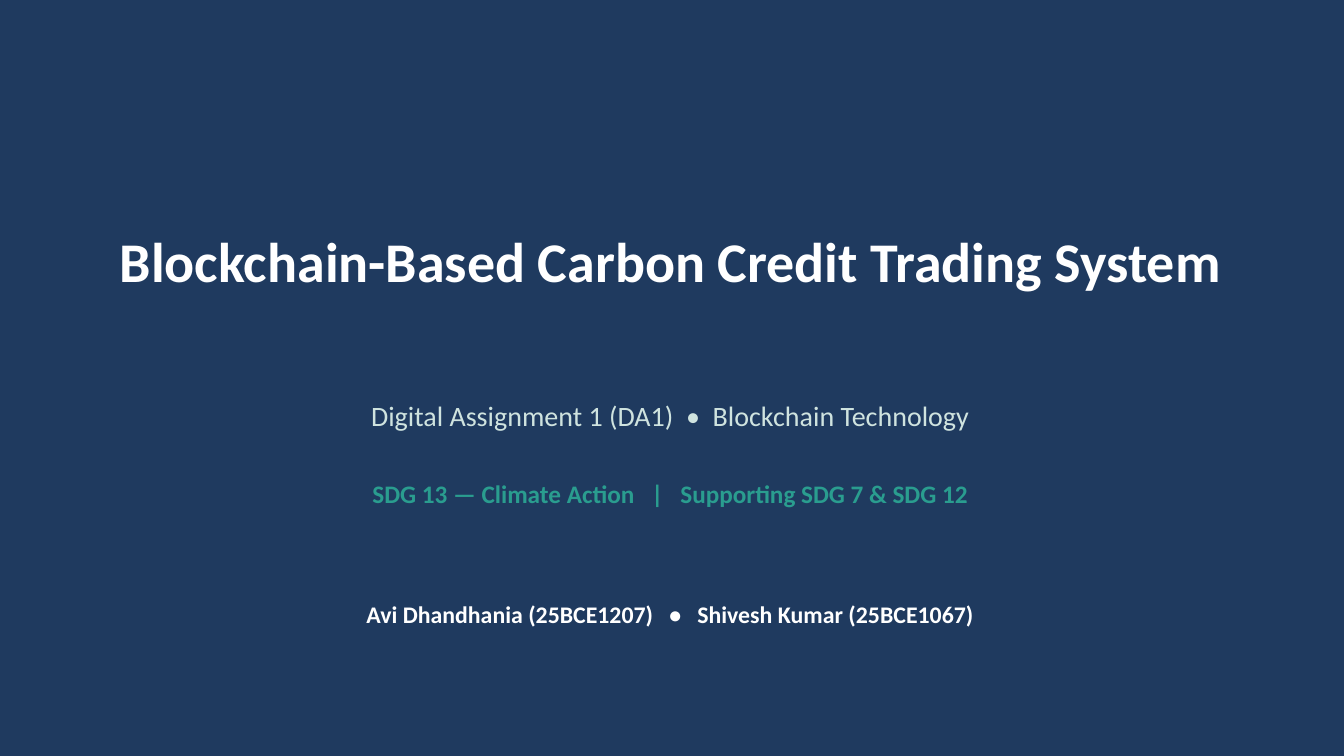
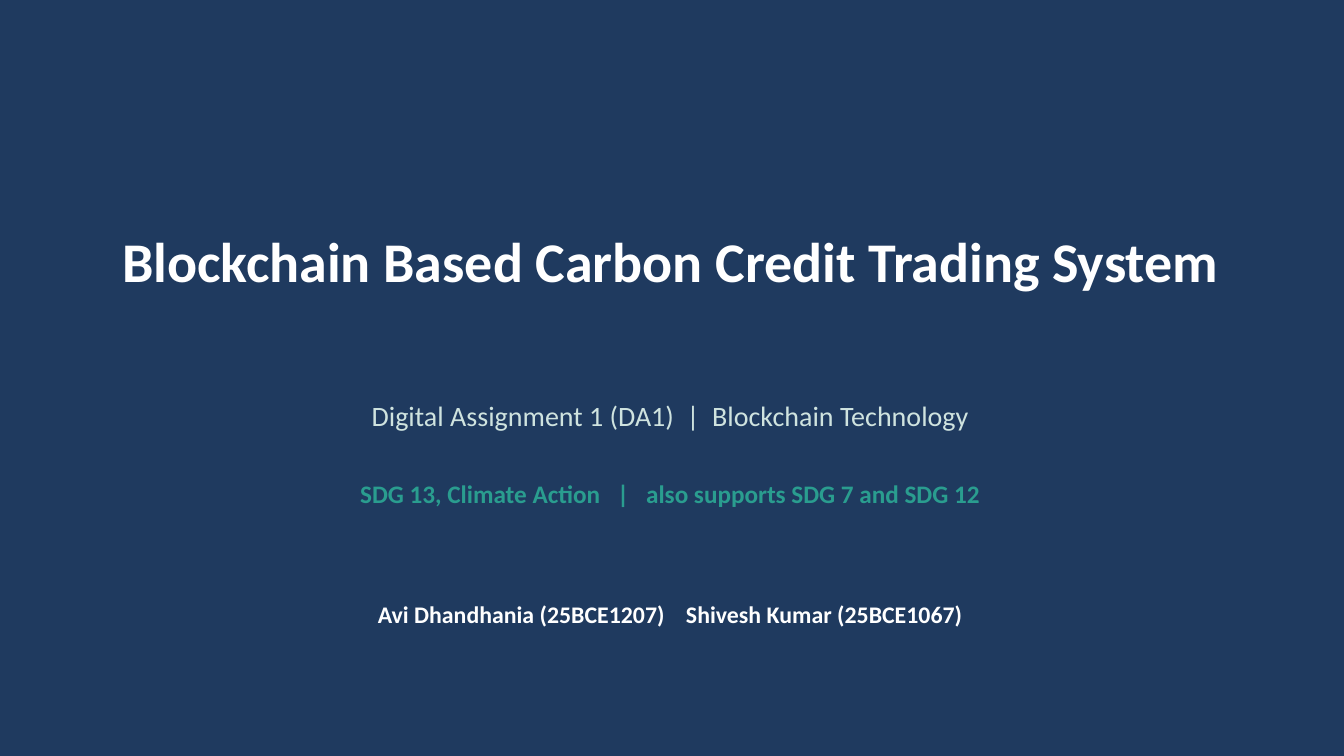
Before and after one commit to AviDhandhania/carbon-credit-blockchain, a slide deck: slide 1 of presentation/DA1_Presentation.pptx. Drawn at 1344x756 pixels with LibreOffice and Linux fonts; fonts in the diff are those of the drawing. Boxes give left, top, right and bottom in pixels: in the first picture for what was removed or moved away, otherwise in the second. Text is boxed around its words. In the diff, an @@ line names an element or a change of style, - is before the commit and + after.

```diff
--- a/presentation/DA1_Presentation.pptx
+++ b/presentation/DA1_Presentation.pptx
@@ text at [122,242,1218,292]: text changed @@
-Blockchain-Based Carbon Credit Trading System
+Blockchain Based Carbon Credit Trading System
@@ text at [372,405,968,431]: text changed @@
-Digital Assignment 1 (DA1) • Blockchain Technology
+Digital Assignment 1 (DA1) | Blockchain Technology
@@ text at [360,485,980,507]: text changed @@
-SDG 13 — Climate Action | Supporting SDG 7 & SDG 12
+SDG 13, Climate Action | also supports SDG 7 and SDG 12
@@ text at [378,605,962,627]: text changed @@
-Avi Dhandhania (25BCE1207) • Shivesh Kumar (25BCE1067)
+Avi Dhandhania (25BCE1207) Shivesh Kumar (25BCE1067)
```
Also in this commit, not shown: 10 other slides changed, 3 slides added, 1 slide removed, 10 other files.
